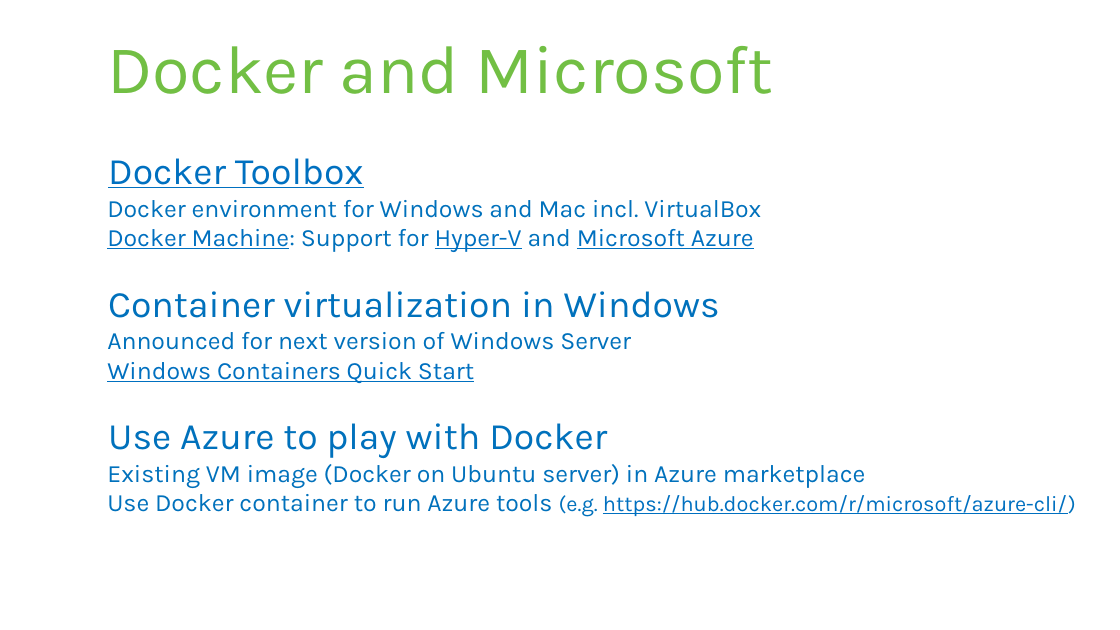
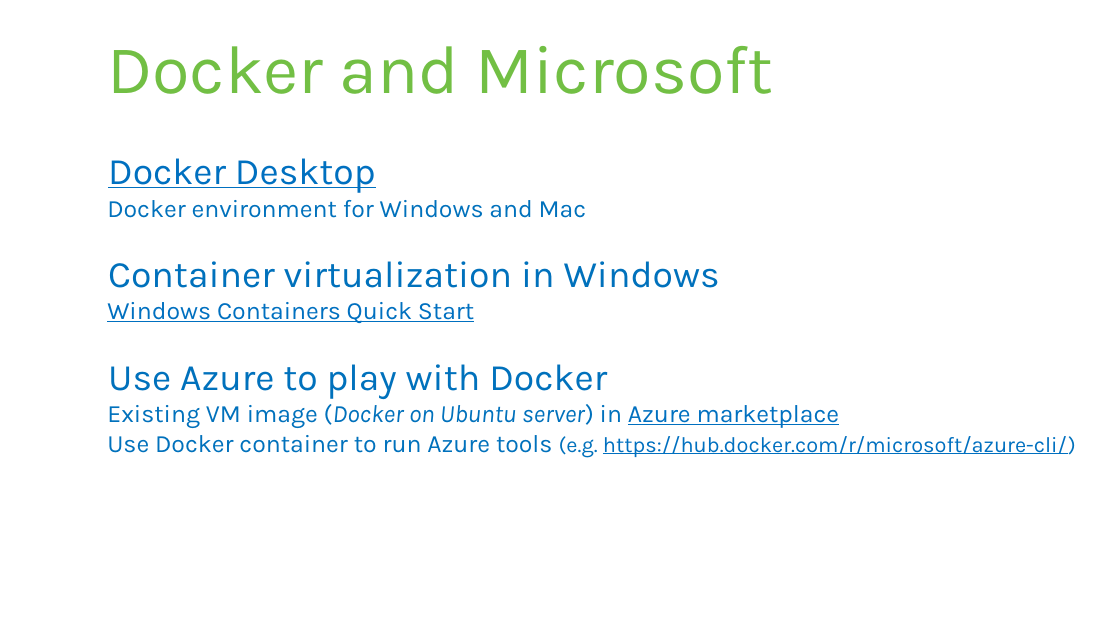
Before and after one commit to rstropek/DockerVS2015Intro, a slide deck: slide 12 of slides/Docker-Workshop.pptx (slide 11 before the commit). Drawn at 1120x630 pixels with LibreOffice and Linux fonts; fonts in the diff are those of the drawing. Boxes give left, top, right and bottom in pixels: in the first picture for what was removed or moved away, otherwise in the second. Text is boxed around its words. In the diff, an @@ line names an element or a change of style, - is before the commit and + after.

```diff
--- a/slides/Docker-Workshop.pptx
+++ b/slides/Docker-Workshop.pptx
@@ text at (107,158,586,218): text changed @@
-Docker Toolbox
-  Docker environment for Windows and Mac incl. VirtualBox
-  Docker Machine: Support for Hyper-V and Microsoft Azure
+Docker Desktop
+  Docker environment for Windows and Mac
@@ text at (107,332,631,350): paragraph removed @@
-  Announced for next version of Windows Server
@@ text at (107,404,840,428): text colour #0071BC to #0070C0, underline on in "Azure marketplace"; italic on in "(Docker on Ubuntu server)" @@
```
Also in this commit, not shown: 15 other slides changed, 4 slides added, 6 slides removed, 4 other files.
